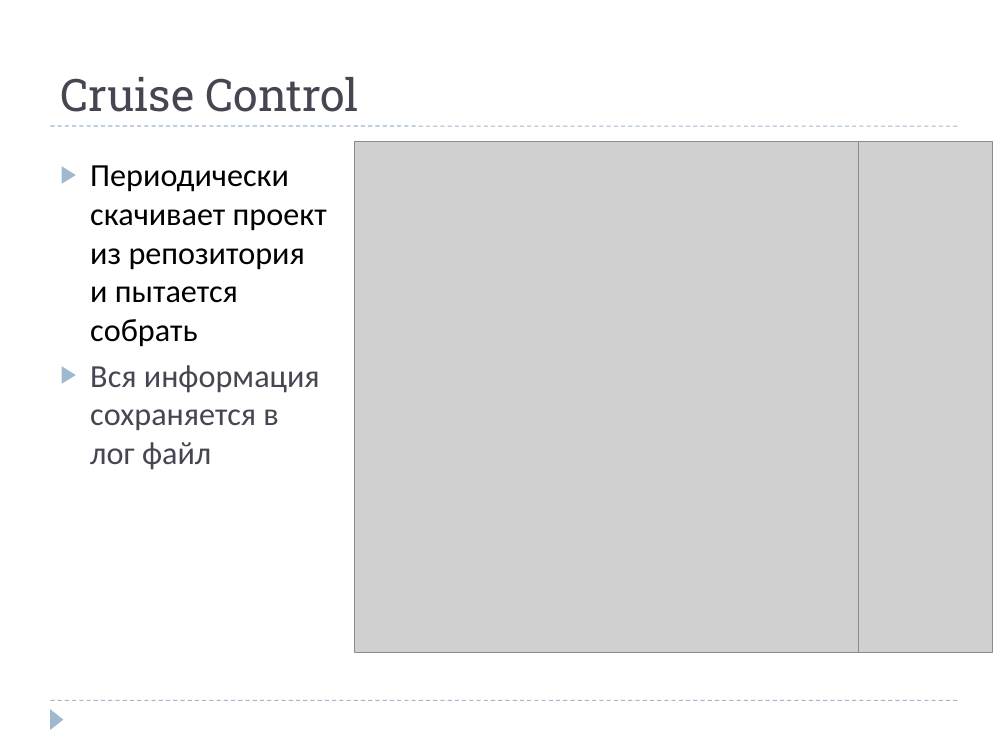
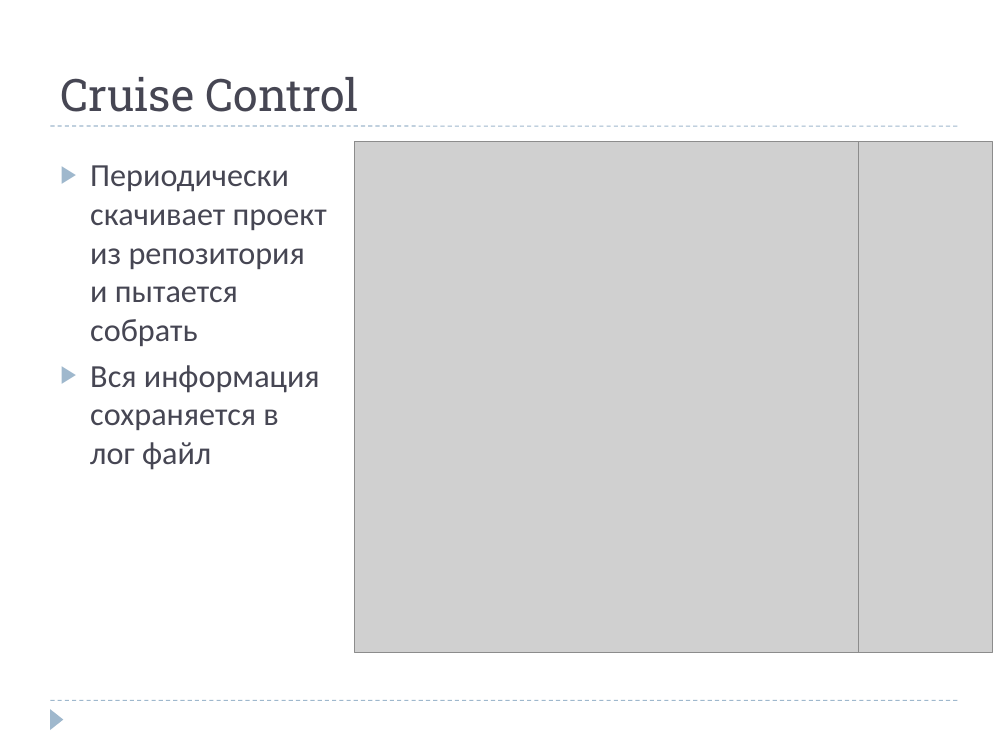
Before and after one commit to dmitry-lt/android-comapping, a slide deck: slide 9 of docs/promo files/presentation/Android Comapping Summer School.ppt. Drawn at 1008x756 pixels with LibreOffice and Linux fonts; fonts in the diff are those of the drawing; grey boxes stand for pictures. Boxes give left, top, right and bottom in pixels: in the first picture for what was removed or moved away, otherwise in the second. Text is boxed around its words. In the diff, an @@ line names an element or a change of style, - is before the commit and + after.

```diff
--- a/docs/promo files/presentation/Android Comapping Summer School.ppt
+++ b/docs/promo files/presentation/Android Comapping Summer School.ppt
@@ text at box(90, 165, 327, 346): text colour #000000 to #464653 in "Периодически скачивает проект из репозитория и пытается ..." @@
```
Also in this commit, not shown: 4 other slides changed, 2 other files.
